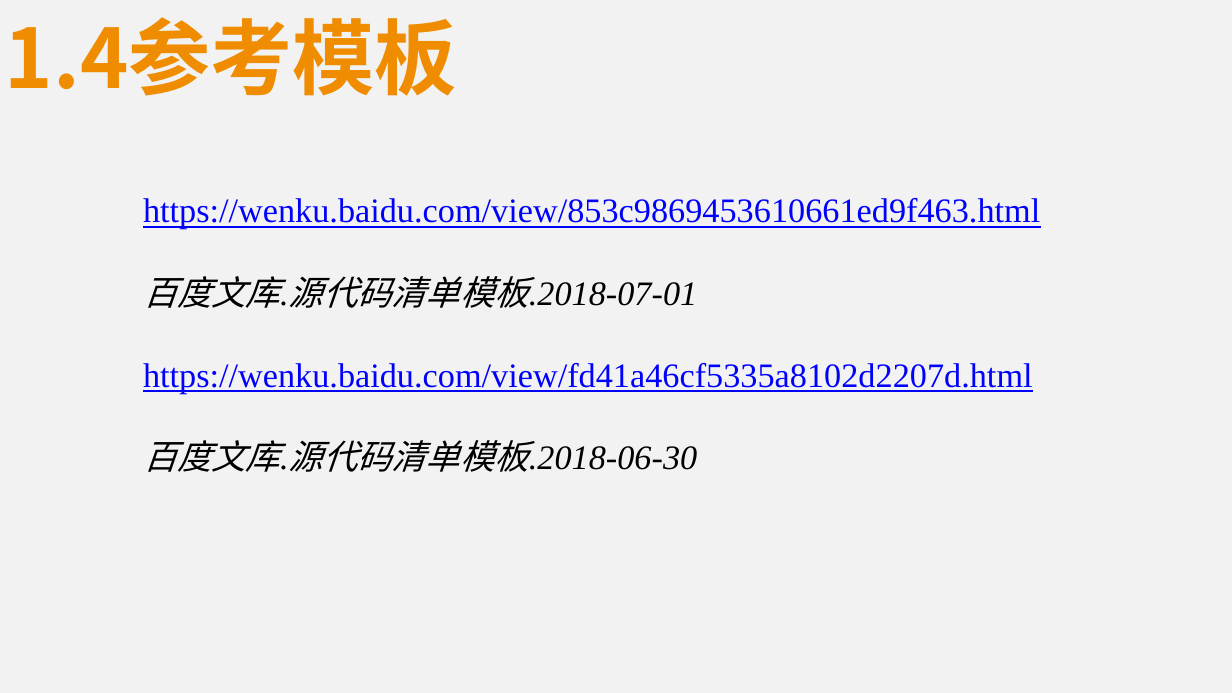
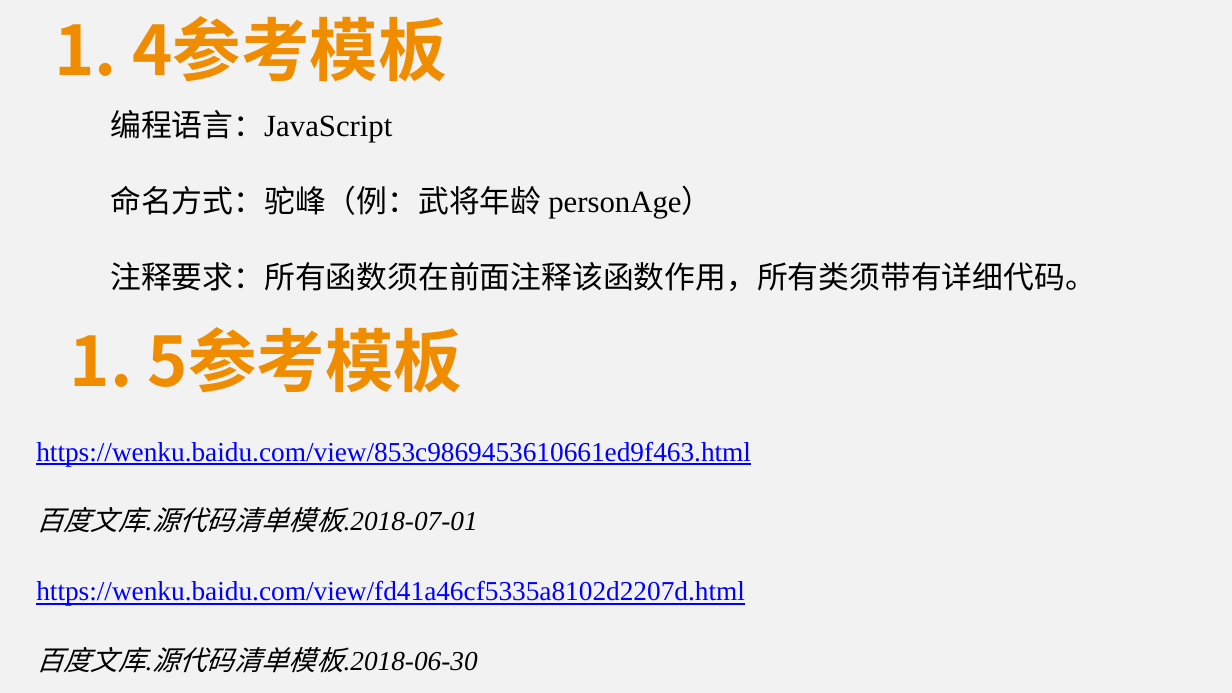
Before and after one commit to 1-518/Three-Kindoms, a slide deck: slide 6 of 代码清单+测试用例/代码清单PPT.pptx. Drawn at 1232x693 pixels with LibreOffice and Linux fonts; fonts in the diff are those of the drawing. Boxes give left, top, right and bottom in pixels: in the first picture for what was removed or moved away, otherwise in the second. Text is boxed around its words. In the diff, an @@ line names an element or a change of style, - is before the commit and + after.

```diff
--- a/代码清单+测试用例/代码清单PPT.pptx
+++ b/代码清单+测试用例/代码清单PPT.pptx
@@ text at [54,16,447,82]: text changed; size 48 to 40 pt @@
-  1.4参考模板
+  1. 4参考模板
@@ text added at [110,110,1096,291], 18 pt, text #000000 @@
+编程语言：JavaScript
+命名方式：驼峰（例：武将年龄 personAge）
+注释要求：所有函数须在前面注释该函数作用，所有类须带有详细代码。
@@ text added at [70,327,462,393], 40 pt, text #F08C00, bold @@
+  1. 5参考模板
@@ text "https://wenku.baidu.com/view/853c9869453610661ed9f463.html": place and size @@
-text "https://wenku.baidu.com/view/853c9869453610661ed9f463.html" at [143,198,1040,472]
+text "https://wenku.baidu.com/view/853c9869453610661ed9f463.html" at [36,441,751,673]
@@ text "https://wenku.baidu.com/view/853c9869453610661ed9f463.html" at [36,441,751,673]: size 20 to 16 pt @@
```
Also in this commit, not shown: 4 other slides changed, 3 other files.
